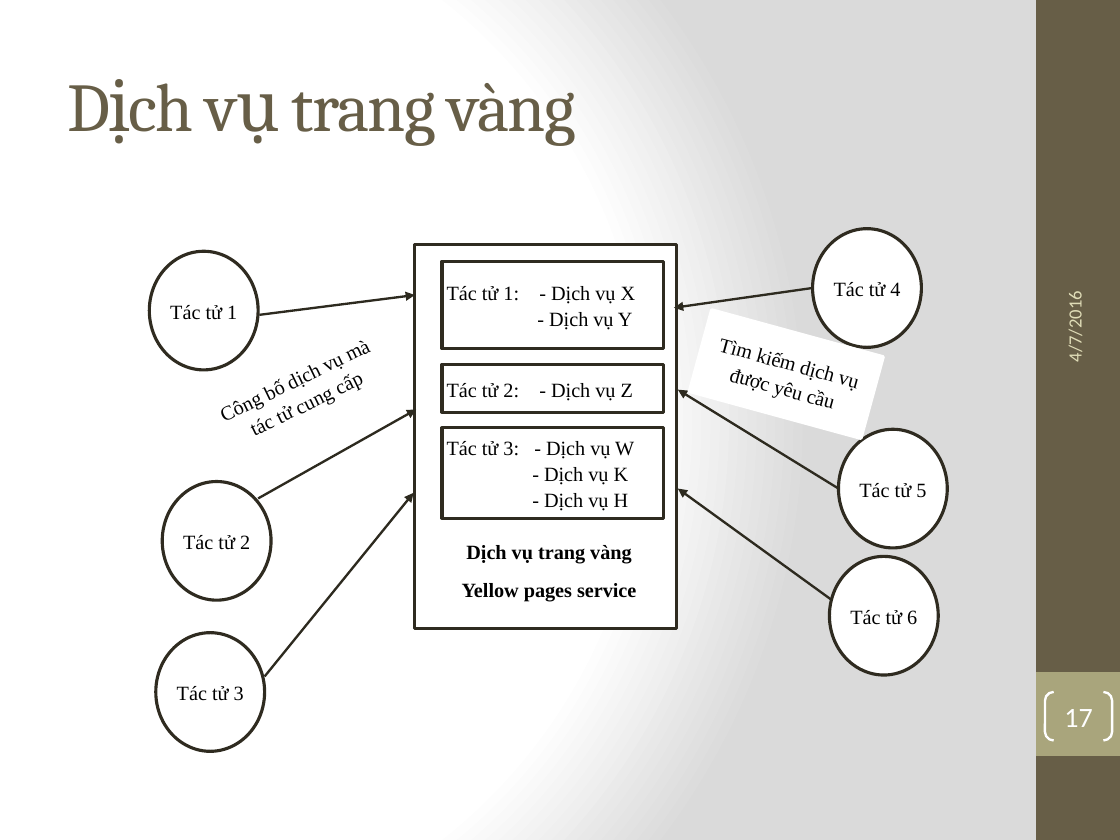
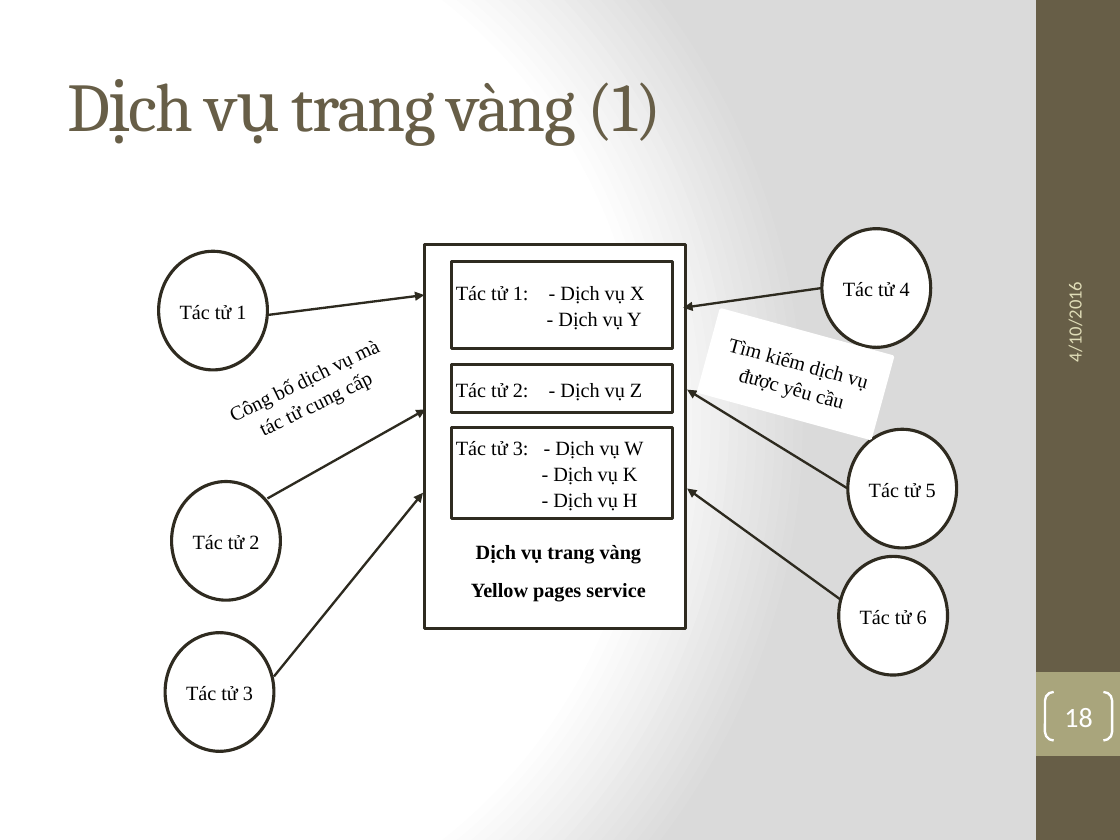
Before and after one commit to nampv92/VDHD, a slide deck: slide 18 of Group7_MultiAgentSystem_2st.pptx (slide 17 before the commit). Drawn at 1120x840 pixels with LibreOffice and Linux fonts; fonts in the diff are those of the drawing. Boxes give left, top, right and bottom in pixels: in the first picture for what was removed or moved away, otherwise in the second. Text is boxed around its words. In the diff, an @@ line names an element or a change of style, - is before the commit and + after.

```diff
--- a/Group7_MultiAgentSystem_2st.pptx
+++ b/Group7_MultiAgentSystem_2st.pptx
@@ title at (292, 82, 866, 391): text changed @@
-Dịch vụ trang vàng
+Dịch vụ trang vàng (1)
@@ 7 rectangles, 6 ellipses, 6 arrows: place and size @@
-7 rectangles, 6 ellipses, 6 arrows at (149, 228, 948, 752)
+7 rectangles, 6 ellipses, 6 arrows at (159, 228, 956, 752)
@@ text at (1064, 291, 1087, 361): text changed @@
-4/7/2016
+4/10/2016
@@ page number at (1064, 708, 1092, 727): text changed @@
-17
+18
```
Also in this commit, not shown: 24 other slides changed, 3 slides added, 1 other file.
